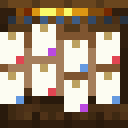
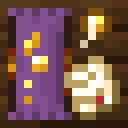
The second (128, 128) image is a revision of the first. Changes to its layers:
showed "top" over [0, 0, 128, 128]
